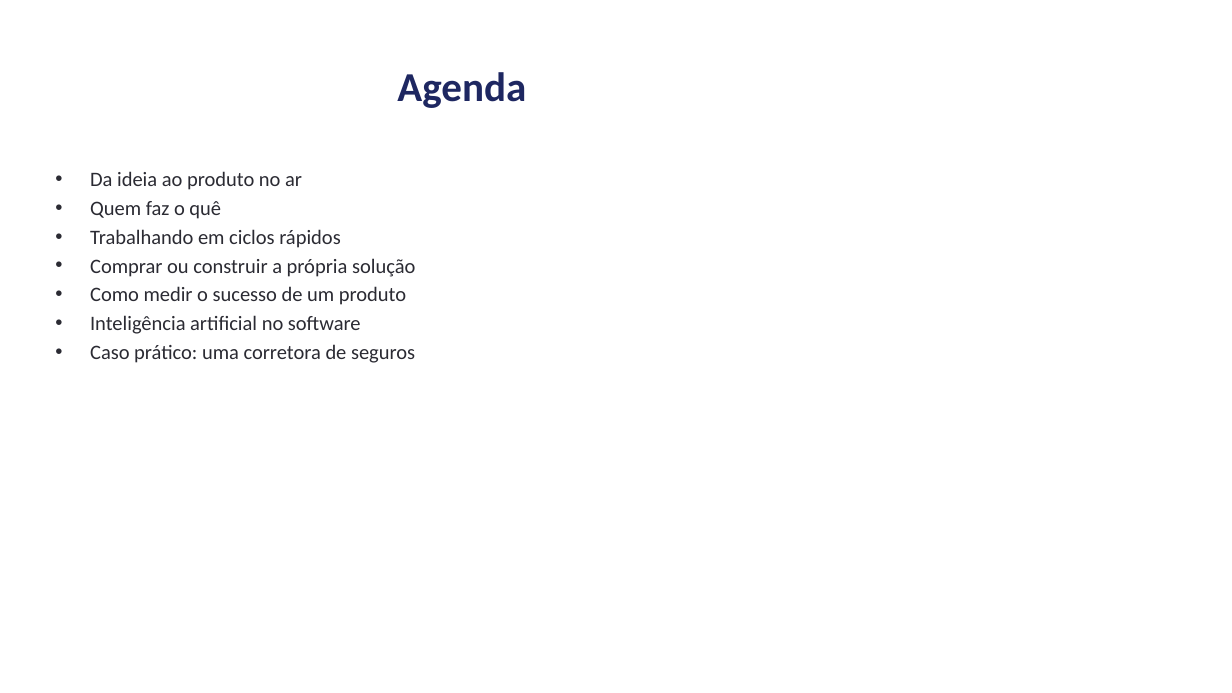
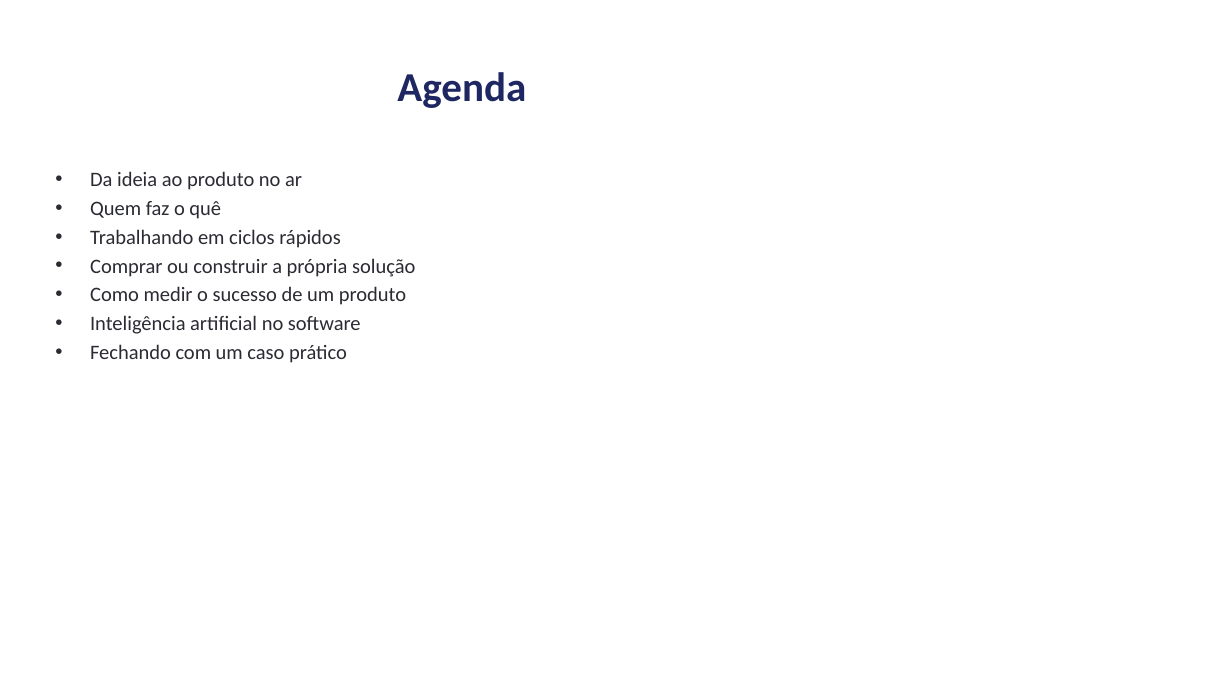
Before and after one commit to andrevberaldo/software-engineering, a slide deck: slide 2 of presentation/apresentacao.pptx. Drawn at 1232x693 pixels with LibreOffice and Linux fonts; fonts in the diff are those of the drawing. Boxes give left, top, right and bottom in pixels: in the first picture for what was removed or moved away, otherwise in the second. Text is boxed around its words. In the diff, an @@ line names an element or a change of style, - is before the commit and + after.

```diff
--- a/presentation/apresentacao.pptx
+++ b/presentation/apresentacao.pptx
@@ text at (x1=90, y1=344, x2=347, y2=363): text changed @@
-• Caso prático: uma corretora de seguros
+• Fechando com um caso prático
```
Also in this commit, not shown: 3 other slides changed, 4 slides added, 1 slide removed, 3 other files.
